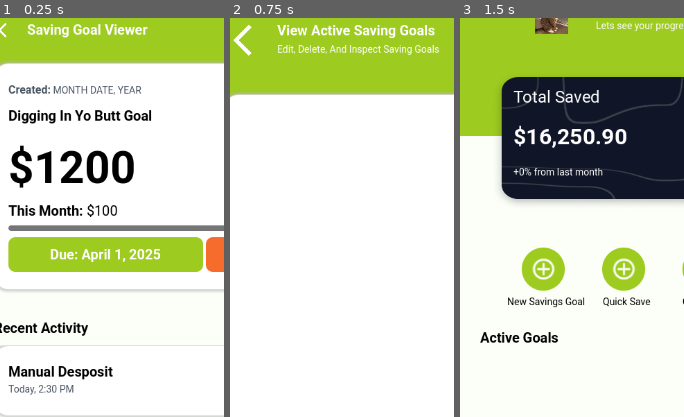
Above: before the commit, frames 1-3 (left to right).
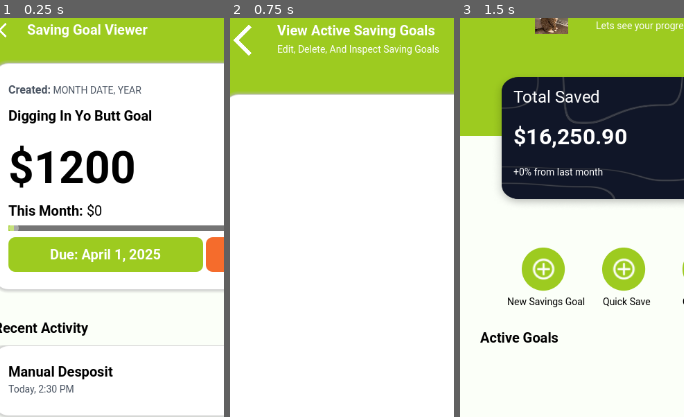
Above: after the commit, the same moments.

Repository: JUB-Yoush/4443-project
Game: Godot game, scene res://views/saving_goal_details.tscn
The game is run twice, just before and just after one commit, with the same random seed, the same clock (stepped at 60 frames per second) and the same inputs. This scene is started directly instead of the project's main scene. The engine's default icon, where the game draws it, is replaced by a stand-in: a white triangle on a blue panel in a dark square.
Inputs (mouse positions are % of the whole screen's width and height, from its top left):
- Up to frame 1 (0.25 s): no input
- Up to frame 2 (0.75 s): click (50, 8) at 0.5 s
- Up to frame 3 (1.5 s): click (50, 9) at 1.25 s
The pictures show only the part of the screen within x 4-54%, y 7-56%; the shares and areas given below are measured in that part.

The runs differ from the first frame. In frame 1, 0.3% of the frame differs, in the area x 3-53%, y 46-54%; in frame 2, nothing differs; in frame 3, nothing differs.
Error before the commit: Invalid access to property or key 'goals' on a base object of type 'Nil'. (res://models/saving_goals_viewer.gd:12)
Error after the commit: Invalid access to property or key 'goal_name' on a base object of type 'Nil'. (res://models/saving_goal_details.gd:12)

Commit message:
should be able to finish by tonight

Diff:
--- a/new_game_project/controllers/active_goal_widget.gd
+++ b/new_game_project/controllers/active_goal_widget.gd
@@ -1,16 +1,19 @@
-extends MarginContainer
+extends Button
 
 var goal:Goal
 
+const GOAL_TYPE_MAP = ["Spending","Regular","Deposit"]
+
 func _ready() -> void:
-    $Button.pressed.connect(view_goal)
+	pressed.connect(view_goal)
 
 func populate(new_goal:Goal) -> void:
-    goal = new_goal
-    $%Title.text = goal.goal_name
-    $%GoalBar.value = float(goal.current_amount) / float(goal.goal_amount)
+	goal = new_goal
+	$%Title.text = goal.goal_name
+	$%GoalBar.value = float(goal.current_amount) / float(goal.goal_amount)
+	$%BarLabels.text = "$"+str(goal.current_amount) +" $"+str(goal.goal_amount)
+	$%GoalType.text = GOAL_TYPE_MAP[goal.saving_type]
 
 func view_goal():
-    DBController.set_current_goal(goal)
-    get_tree().change_scene_to_file("res://views/saving_goals_viewer.tscn")
-    pass
+	DBController.set_current_goal(goal)
+	get_tree().change_scene_to_file("res://views/saving_goal_details.tscn")
--- a/new_game_project/controllers/saving_goal_maker.gd
+++ b/new_game_project/controllers/saving_goal_maker.gd
@@ -80,7 +80,7 @@
 	g.goal_name = goal_name
 	g.saving_type = current_trigger
 	g.freq = freq
-	g.end_date = datetime
+	g.end_date = datePickerPanel.get_date_data()
 	g.goal_amount = goal_amount
 	g.regular_savings_amount= regular_savings_amount
 	g.percentage_saved = percentage_saved
--- a/new_game_project/db/database_controller.gd
+++ b/new_game_project/db/database_controller.gd
@@ -4,6 +4,18 @@
 static var ref:AppDatabase
 
 const DB_PATH := "user://db.tres"
+
+const INT_TO_MONTH = ["Jan","Feb","Mar","Apr","May","Jun","Jul","Aug","Sep","Oct","Nov","Dec"]
+
+static func date_to_string(date:Dictionary) -> String:
+	return INT_TO_MONTH[date["month"]-1] + " " + str(date["day"]) + ", " + str(date["year"])
+
+static func make_bold(text:String) -> String:
+	return "[b]"+text+"[/b]"
+
+static func get_days_between(timestamp_a, timestamp_b) -> int:
+	var diff =  timestamp_b - timestamp_a
+	return diff / 86400
 
 static func get_db() -> AppDatabase:
 	if ref == null:
--- a/new_game_project/home.gd
+++ b/new_game_project/home.gd
@@ -3,17 +3,21 @@
 @onready var activeGoalWidget := preload("res://views/active_goal_widget.tscn")
 
 func _ready() -> void:
-    $%NameLabel.text = "[b]Hello " + DBController.get_logged_in_user().fname + "[/b]"
-    $%SavedLabel.text = "[b]$" + str(DBController.get_logged_in_user().get_total_saved()) + "[/b]"
-    $%SeeAllButton.pressed.connect(func(): get_tree().change_scene_to_file("res://views/saving_goals_viewer.tscn"))
-    $%NewGoalButton.pressed.connect(func(): get_tree().change_scene_to_file("res://views/saving_goal_maker.tscn"))
-    populate_goals()
+	$%NameLabel.text = "[b]Hello " + DBController.get_logged_in_user().fname + "[/b]"
+	$%SavedLabel.text = "[b]$" + str(DBController.get_logged_in_user().get_total_saved()) + "[/b]"
+	$%SeeAllButton.pressed.connect(func(): get_tree().change_scene_to_file("res://views/saving_goals_viewer.tscn"))
+	$%NewGoalButton.pressed.connect(func(): get_tree().change_scene_to_file("res://views/saving_goal_maker.tscn"))
+	populate_goals()
 
 
 func populate_goals() -> void:
-    var user = DBController.get_logged_in_user()
-    for goal in user.goals:
-        var widget = activeGoalWidget.instantiate()
-        widget.populate(goal)
-        $%ActiveGoalVbox.add_child(widget)
-    pass
+	var user = DBController.get_logged_in_user()
+	var i = 0
+	for goal in user.goals:
+		var widget = activeGoalWidget.instantiate()
+		widget.populate(goal)
+		$%ActiveGoalVbox.add_child(widget)
+		i += 1
+		if i == 3:
+			break
+	pass
--- a/new_game_project/models/saving_goal_details.gd
+++ b/new_game_project/models/saving_goal_details.gd
@@ -1,6 +1,16 @@
 extends Control
 
 @onready var return_btn:Button = $PanelContainer/MarginContainer/VBoxContainer/Button2
+var goal:Goal
 
 func _ready() -> void:
+	goal = DBController.get_db().current_goal
 	return_btn.pressed.connect(func(): get_tree().change_scene_to_file("res://views/saving_goals_viewer.tscn"))
+	populate()
+
+func populate() -> void:
+	$%GoalName.text = "[b]"+goal.goal_name+"[/b]"
+	$%GoalAmount.text = "[b]$"+str(goal.goal_amount)+"[/b]"
+	$%DueText.text =  DBController.make_bold("Due: " + DBController.date_to_string(goal.end_date))
+	$%DaysRemaining.text = DBController.make_bold(str(DBController.get_days_between(Time.get_unix_time_from_system(),Time.get_unix_time_from_datetime_dict(goal.end_date))) + " Days Remaining")
+	$%GoalFractionAmount.text = DBController.make_bold("Goal ($): ") + str(goal.current_amount) + "/" + str(goal.goal_amount)
--- a/new_game_project/models/user.gd
+++ b/new_game_project/models/user.gd
@@ -16,6 +16,7 @@
 func _to_string() -> String:
 	return fname+" "+ lname +" " +username+ "\n"
 
+
 func get_total_saved() -> float:
 	var out = 0
 	for goal in goals:
--- /dev/null
+++ b/new_game_project/views/active_goal_widget.gd
@@ -0,0 +1 @@
+extends Button
--- a/new_game_project/views/active_goal_widget.tscn
+++ b/new_game_project/views/active_goal_widget.tscn
@@ -1,45 +1,64 @@
-[gd_scene load_steps=5 format=3 uid="uid://dd36oxmipb748"]
+[gd_scene load_steps=9 format=3 uid="uid://p4f6abhd0jhm"]
 
 [ext_resource type="Theme" uid="uid://b8o6p1tkrcyh8" path="res://assets/themes/mainScreen.tres" id="1_5q0xn"]
 [ext_resource type="Script" uid="uid://cajprugp8cum0" path="res://controllers/active_goal_widget.gd" id="1_tad24"]
-[ext_resource type="Texture2D" uid="uid://sikg44o4ip4a" path="res://icon.svg" id="2_tad24"]
+[ext_resource type="Texture2D" uid="uid://ivq75inn0s3l" path="res://assets/ui/money.png" id="3_tad24"]
+
+[sub_resource type="StyleBoxFlat" id="StyleBoxFlat_4a754"]
+bg_color = Color(0.873298, 0.873298, 0.873298, 1)
+corner_radius_top_left = 32
+corner_radius_top_right = 32
+corner_radius_bottom_right = 32
+corner_radius_bottom_left = 32
+
+[sub_resource type="StyleBoxFlat" id="StyleBoxFlat_tad24"]
+bg_color = Color(0.539906, 0.640217, 0.431016, 1)
 
 [sub_resource type="StyleBoxFlat" id="StyleBoxFlat_n66jl"]
 bg_color = Color(0.611301, 0.556134, 0.810407, 1)
 border_color = Color(0.540107, 0.858563, 0.927472, 1)
 
-[node name="ActiveGoalWidget" type="MarginContainer"]
-theme_override_constants/margin_top = 8
-theme_override_constants/margin_bottom = 8
+[sub_resource type="StyleBoxFlat" id="StyleBoxFlat_rqb0x"]
+content_margin_left = 4.0
+content_margin_right = 4.0
+bg_color = Color(0.615686, 0.796078, 0.12549, 1)
+corner_radius_top_left = 32
+corner_radius_top_right = 32
+corner_radius_bottom_right = 32
+corner_radius_bottom_left = 32
+
+[sub_resource type="ImageTexture" id="ImageTexture_tad24"]
+
+[node name="Button" type="Button"]
+custom_minimum_size = Vector2(450, 125)
+theme = ExtResource("1_5q0xn")
 script = ExtResource("1_tad24")
 
-[node name="Button" type="Button" parent="."]
-unique_name_in_owner = true
-custom_minimum_size = Vector2(450, 125)
+[node name="MarginContainer" type="MarginContainer" parent="."]
+layout_mode = 0
+offset_right = 449.0
+offset_bottom = 144.0
+theme_override_constants/margin_top = 0
+
+[node name="VBoxContainer" type="VBoxContainer" parent="MarginContainer"]
 layout_mode = 2
-theme = ExtResource("1_5q0xn")
 
-[node name="VBoxContainer" type="VBoxContainer" parent="Button"]
-layout_mode = 2
-offset_right = 420.0
-offset_bottom = 122.0
-
-[node name="HBoxContainer" type="HBoxContainer" parent="Button/VBoxContainer"]
+[node name="HBoxContainer" type="HBoxContainer" parent="MarginContainer/VBoxContainer"]
 layout_mode = 2
 alignment = 1
 
-[node name="TextureButton" type="TextureRect" parent="Button/VBoxContainer/HBoxContainer"]
+[node name="TextureButton" type="TextureRect" parent="MarginContainer/VBoxContainer/HBoxContainer"]
 custom_minimum_size = Vector2(32, 64)
 layout_mode = 2
-texture = ExtResource("2_tad24")
+texture = ExtResource("3_tad24")
 expand_mode = 1
 stretch_mode = 5
 
-[node name="Gap" type="Control" parent="Button/VBoxContainer/HBoxContainer"]
+[node name="Gap" type="Control" parent="MarginContainer/VBoxContainer/HBoxContainer"]
 custom_minimum_size = Vector2(32, 0)
 layout_mode = 2
 
-[node name="Title" type="RichTextLabel" parent="Button/VBoxContainer/HBoxContainer"]
+[node name="Title" type="RichTextLabel" parent="MarginContainer/VBoxContainer/HBoxContainer"]
 unique_name_in_owner = true
 custom_minimum_size = Vector2(200, 20)
 layout_mode = 2
@@ -49,42 +68,64 @@
 scroll_active = false
 vertical_alignment = 1
 
-[node name="VBoxContainer" type="VBoxContainer" parent="Button/VBoxContainer/HBoxContainer"]
+[node name="VBoxContainer" type="VBoxContainer" parent="MarginContainer/VBoxContainer/HBoxContainer"]
 layout_mode = 2
 alignment = 1
 
-[node name="Gap3" type="Control" parent="Button/VBoxContainer/HBoxContainer/VBoxContainer"]
+[node name="PanelContainer" type="PanelContainer" parent="MarginContainer/VBoxContainer/HBoxContainer/VBoxContainer"]
+layout_mode = 2
+theme_override_styles/panel = SubResource("StyleBoxFlat_4a754")
+
+[node name="Label" type="RichTextLabel" parent="MarginContainer/VBoxContainer/HBoxContainer/VBoxContainer/PanelContainer"]
+custom_minimum_size = Vector2(64, 24)
+layout_mode = 2
+theme = ExtResource("1_5q0xn")
+theme_override_styles/fill = SubResource("StyleBoxFlat_tad24")
+theme_override_styles/background = SubResource("StyleBoxFlat_n66jl")
+text = "Active"
+horizontal_alignment = 1
+vertical_alignment = 1
+
+[node name="Gap3" type="Control" parent="MarginContainer/VBoxContainer/HBoxContainer/VBoxContainer"]
+custom_minimum_size = Vector2(32, 4)
+layout_mode = 2
+
+[node name="PanelContainer2" type="PanelContainer" parent="MarginContainer/VBoxContainer/HBoxContainer/VBoxContainer"]
+layout_mode = 2
+theme_override_styles/panel = SubResource("StyleBoxFlat_rqb0x")
+
+[node name="GoalType" type="RichTextLabel" parent="MarginContainer/VBoxContainer/HBoxContainer/VBoxContainer/PanelContainer2"]
+unique_name_in_owner = true
+custom_minimum_size = Vector2(64, 24)
+layout_mode = 2
+theme = ExtResource("1_5q0xn")
+theme_override_styles/fill = SubResource("StyleBoxFlat_tad24")
+theme_override_styles/background = SubResource("StyleBoxFlat_n66jl")
+text = "Weekly"
+horizontal_alignment = 1
+vertical_alignment = 1
+
+[node name="Gap2" type="Control" parent="MarginContainer/VBoxContainer/HBoxContainer"]
+custom_minimum_size = Vector2(32, 0)
+layout_mode = 2
+
+[node name="GoalBar" type="HSlider" parent="MarginContainer/VBoxContainer"]
+unique_name_in_owner = true
+custom_minimum_size = Vector2(0, 25)
+layout_mode = 2
+theme = ExtResource("1_5q0xn")
+theme_override_icons/grabber = SubResource("ImageTexture_tad24")
+max_value = 1.0
+step = 0.01
+editable = false
+scrollable = false
+
+[node name="Gap3" type="Control" parent="MarginContainer/VBoxContainer"]
 custom_minimum_size = Vector2(32, 8)
 layout_mode = 2
 
-[node name="Label" type="RichTextLabel" parent="Button/VBoxContainer/HBoxContainer/VBoxContainer"]
-custom_minimum_size = Vector2(64, 24)
-layout_mode = 2
-theme = ExtResource("1_5q0xn")
-theme_override_styles/background = SubResource("StyleBoxFlat_n66jl")
-text = "Active"
-
-[node name="Label2" type="RichTextLabel" parent="Button/VBoxContainer/HBoxContainer/VBoxContainer"]
-custom_minimum_size = Vector2(64, 24)
-layout_mode = 2
-theme = ExtResource("1_5q0xn")
-text = "Active"
-
-[node name="Gap2" type="Control" parent="Button/VBoxContainer/HBoxContainer"]
-custom_minimum_size = Vector2(32, 0)
-layout_mode = 2
-
-[node name="GoalBar" type="ProgressBar" parent="Button/VBoxContainer"]
+[node name="BarLabels" type="RichTextLabel" parent="MarginContainer/VBoxContainer"]
 unique_name_in_owner = true
-modulate = Color(0.350988, 0.970484, 0, 1)
-custom_minimum_size = Vector2(0, 16)
-layout_mode = 2
-theme = ExtResource("1_5q0xn")
-max_value = 1.0
-value = 0.5
-show_percentage = false
-
-[node name="Label" type="RichTextLabel" parent="Button/VBoxContainer"]
 layout_mode = 2
 theme = ExtResource("1_5q0xn")
 text = "$100 $200"
--- a/new_game_project/views/saving_goal_details.tscn
+++ b/new_game_project/views/saving_goal_details.tscn
@@ -148,7 +148,7 @@
 text = "[b]Digging In Yo Butt Goal[/b]"
 vertical_alignment = 1
 
-[node name="CurrentAmount" type="RichTextLabel" parent="PanelContainer/MarginContainer/VBoxContainer/PanelContainer/MarginContainer/VBoxContainer"]
+[node name="GoalAmount" type="RichTextLabel" parent="PanelContainer/MarginContainer/VBoxContainer/PanelContainer/MarginContainer/VBoxContainer"]
 unique_name_in_owner = true
 custom_minimum_size = Vector2(500, 100)
 layout_mode = 2
@@ -172,10 +172,10 @@
 theme = ExtResource("1_tf6cl")
 theme_override_font_sizes/normal_font_size = 20
 bbcode_enabled = true
-text = "[b]This Month:[/b] $100"
-vertical_alignment = 1
-
-[node name="GoalAmount" type="RichTextLabel" parent="PanelContainer/MarginContainer/VBoxContainer/PanelContainer/MarginContainer/VBoxContainer/HBoxContainer2"]
+text = "[b]This Month:[/b] $0"
+vertical_alignment = 1
+
+[node name="GoalFractionAmount" type="RichTextLabel" parent="PanelContainer/MarginContainer/VBoxContainer/PanelContainer/MarginContainer/VBoxContainer/HBoxContainer2"]
 unique_name_in_owner = true
 custom_minimum_size = Vector2(0, 25)
 layout_mode = 2
@@ -194,6 +194,8 @@
 layout_mode = 2
 theme = ExtResource("1_tf6cl")
 theme_override_icons/grabber = SubResource("ImageTexture_0a7ti")
+editable = false
+scrollable = false
 
 [node name="HBoxContainer3" type="HBoxContainer" parent="PanelContainer/MarginContainer/VBoxContainer/PanelContainer/MarginContainer/VBoxContainer"]
 layout_mode = 2
@@ -206,7 +208,8 @@
 theme = ExtResource("1_tf6cl")
 theme_override_styles/panel = SubResource("StyleBoxFlat_0a7ti")
 
-[node name="RichTextLabel" type="RichTextLabel" parent="PanelContainer/MarginContainer/VBoxContainer/PanelContainer/MarginContainer/VBoxContainer/HBoxContainer3/Panel"]
+[node name="DueText" type="RichTextLabel" parent="PanelContainer/MarginContainer/VBoxContainer/PanelContainer/MarginContainer/VBoxContainer/HBoxContainer3/Panel"]
+unique_name_in_owner = true
 layout_mode = 1
 anchors_preset = 15
 anchor_right = 1.0
@@ -227,7 +230,8 @@
 theme = ExtResource("1_tf6cl")
 theme_override_styles/panel = SubResource("StyleBoxFlat_uw2u0")
 
-[node name="RichTextLabel" type="RichTextLabel" parent="PanelContainer/MarginContainer/VBoxContainer/PanelContainer/MarginContainer/VBoxContainer/HBoxContainer3/Panel2"]
+[node name="DaysRemaining" type="RichTextLabel" parent="PanelContainer/MarginContainer/VBoxContainer/PanelContainer/MarginContainer/VBoxContainer/HBoxContainer3/Panel2"]
+unique_name_in_owner = true
 layout_mode = 1
 anchors_preset = 15
 anchor_right = 1.0
Binary file added: new_game_project/assets/ui/money.png
Not shown, added: new_game_project/assets/ui/money.png.import
Not shown, added: new_game_project/views/active_goal_widget.gd.uid
